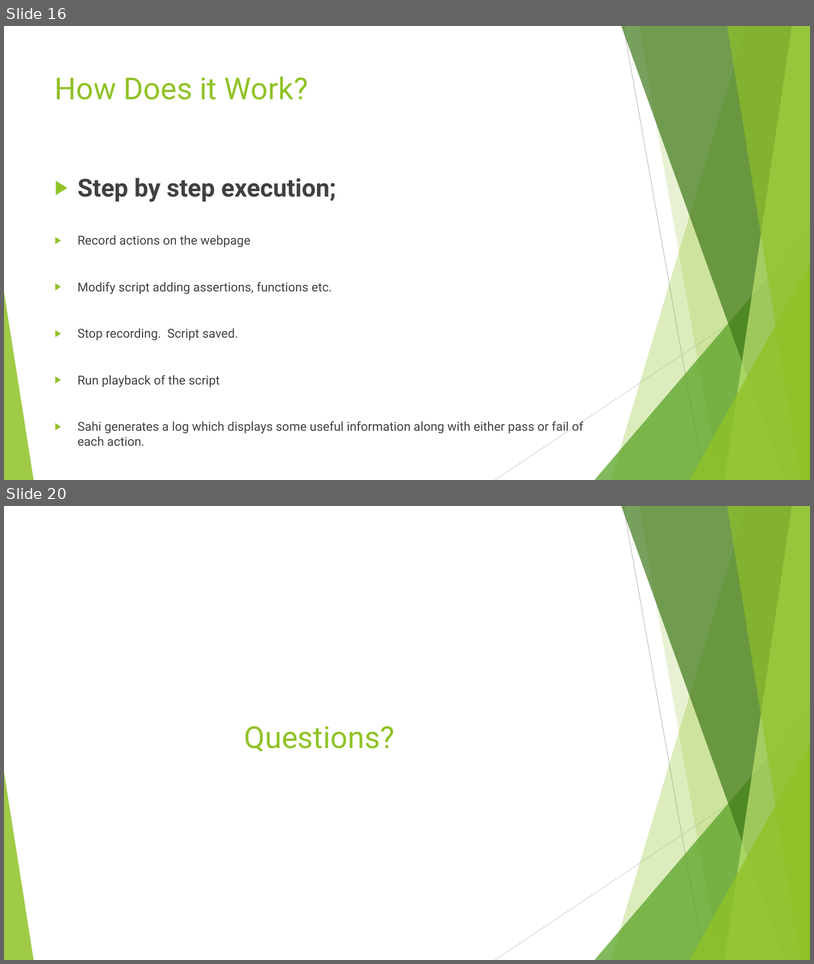
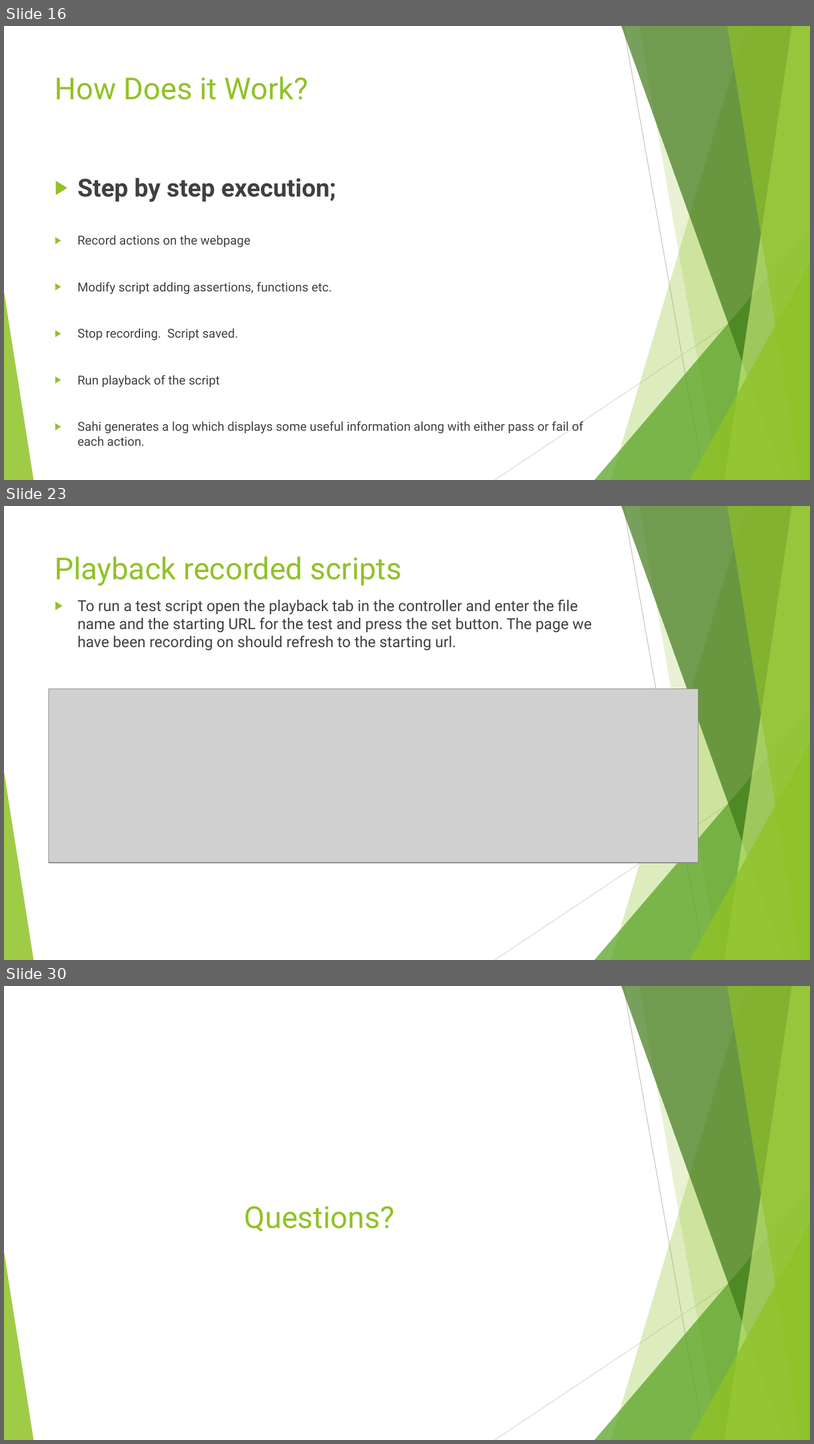
Before and after one commit to JamesDaniel/Software-Quality-Assurance-Group-CA, a slide deck: SQA Presentation_updated.pptx. Shown one above the other, each under a label of ours: slides 16 and 20 before the commit, slides 16, 23 and 30 after it; the slides between them are not shown. The pictures are 814x964 and 814x1444 pixels, drawn with LibreOffice and Linux fonts; fonts in the diff are those of the drawing; grey boxes stand for pictures. Boxes give left, top, right and bottom in pixels: in the first picture for what was removed or moved away, otherwise in the second. Text is boxed around its words. In the diff, an @@ line names an element or a change of style, - is before the commit and + after.

```diff
--- a/SQA Presentation_updated.pptx
+++ b/SQA Presentation_updated.pptx
@@ slide 23 added at [4,506,810,960], background #FFFFFF; not listed: 10 template elements that a slide beside it also shows @@
@@ title added at [55,556,402,586], 36 pt, text #90C226 @@
+Playback recorded scripts
@@ text added at [78,600,592,651], 18 pt, text #404040 @@
+▶ To run a test script open the playback tab in the controller and enter the file name and the starting URL for the test and press the set button. The page we have been recording on should refresh to the starting url.
@@ picture added at [49,688,699,862] @@
@@ what was slide 20 is now slide 30 @@
```
Also in this commit, not shown: 3 slides changed, 10 other slides added, 1 slide removed, 3 other files.
